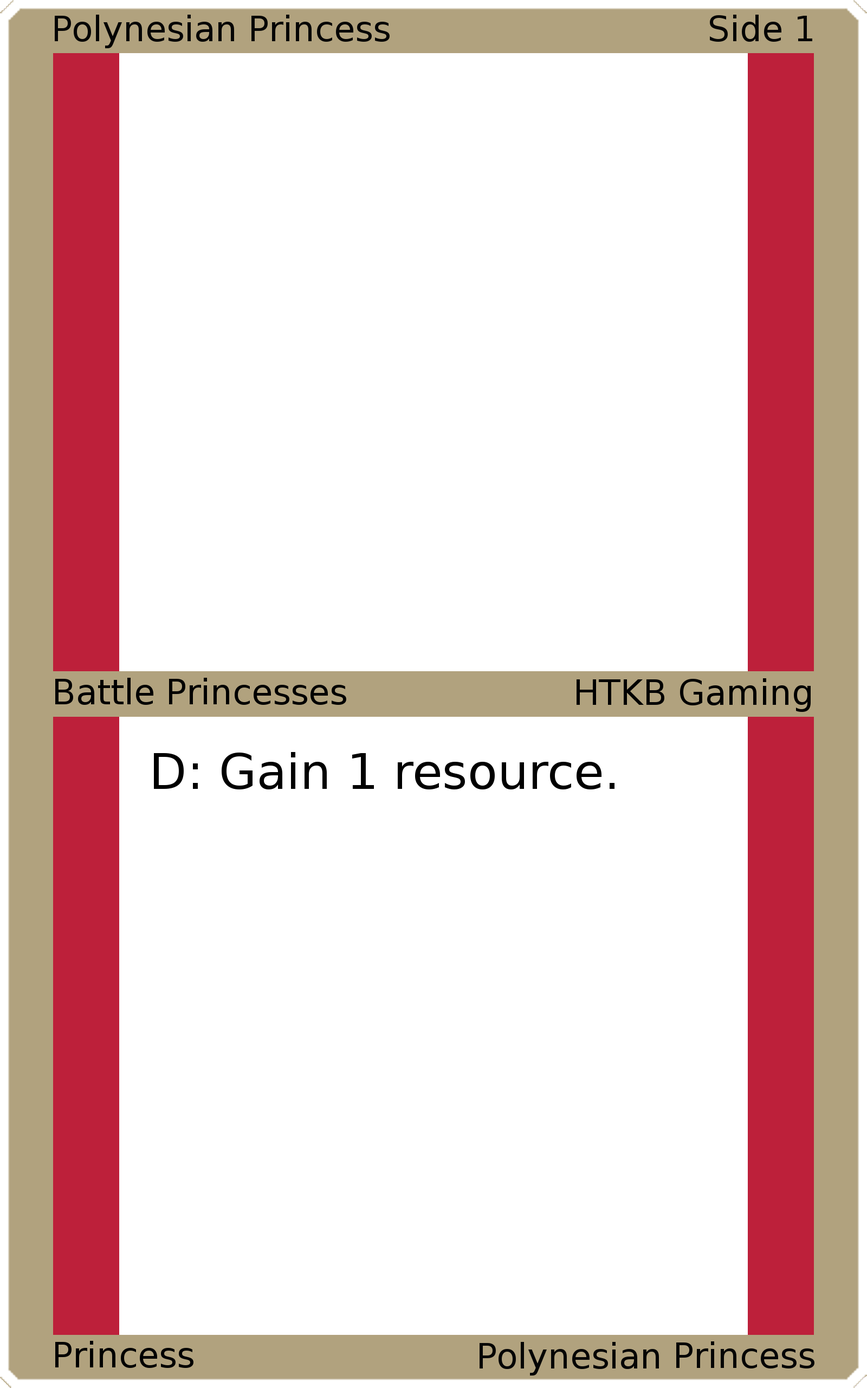
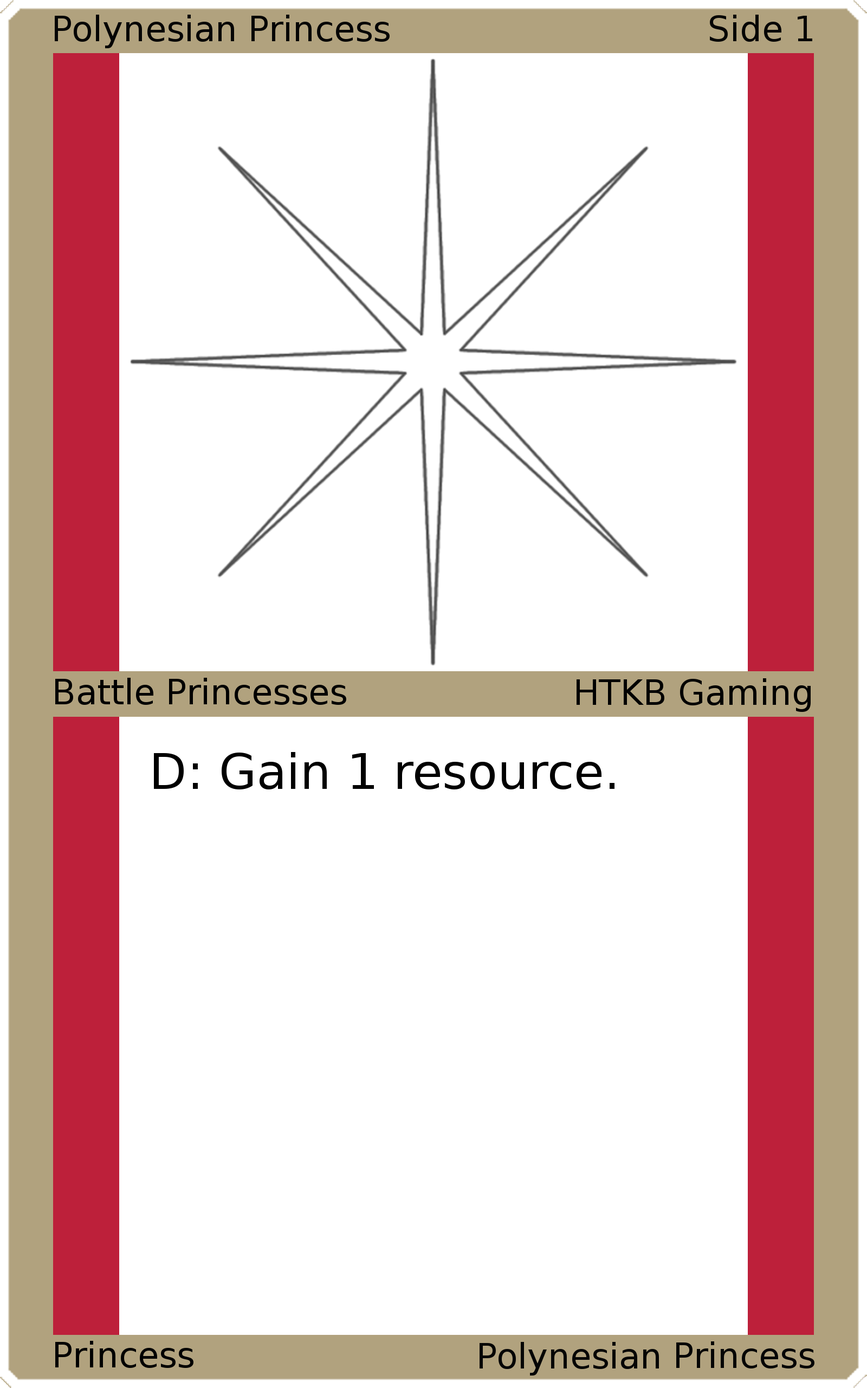
Two versions of the same layered image (867px x 1388px). Layer-by-layer changes:
added layer "Art" above "Top Background" over (129, 57, 738, 666)
